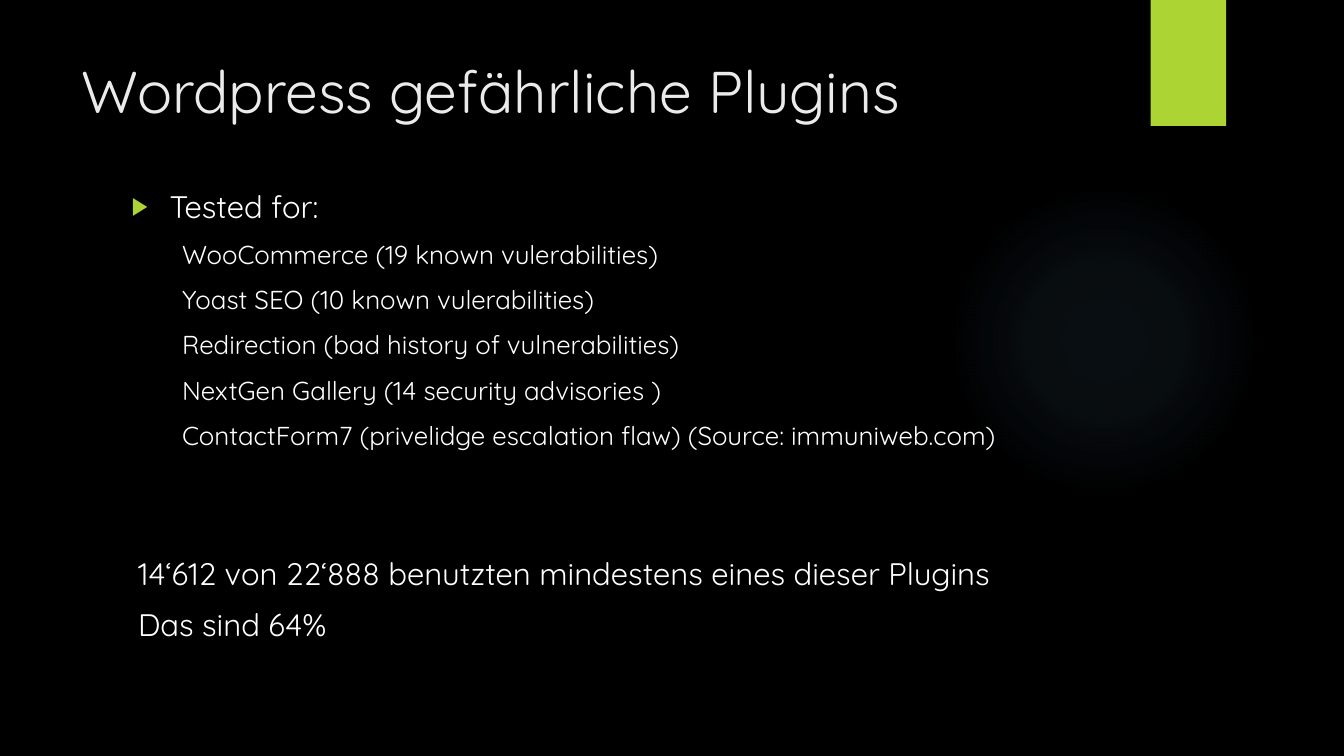
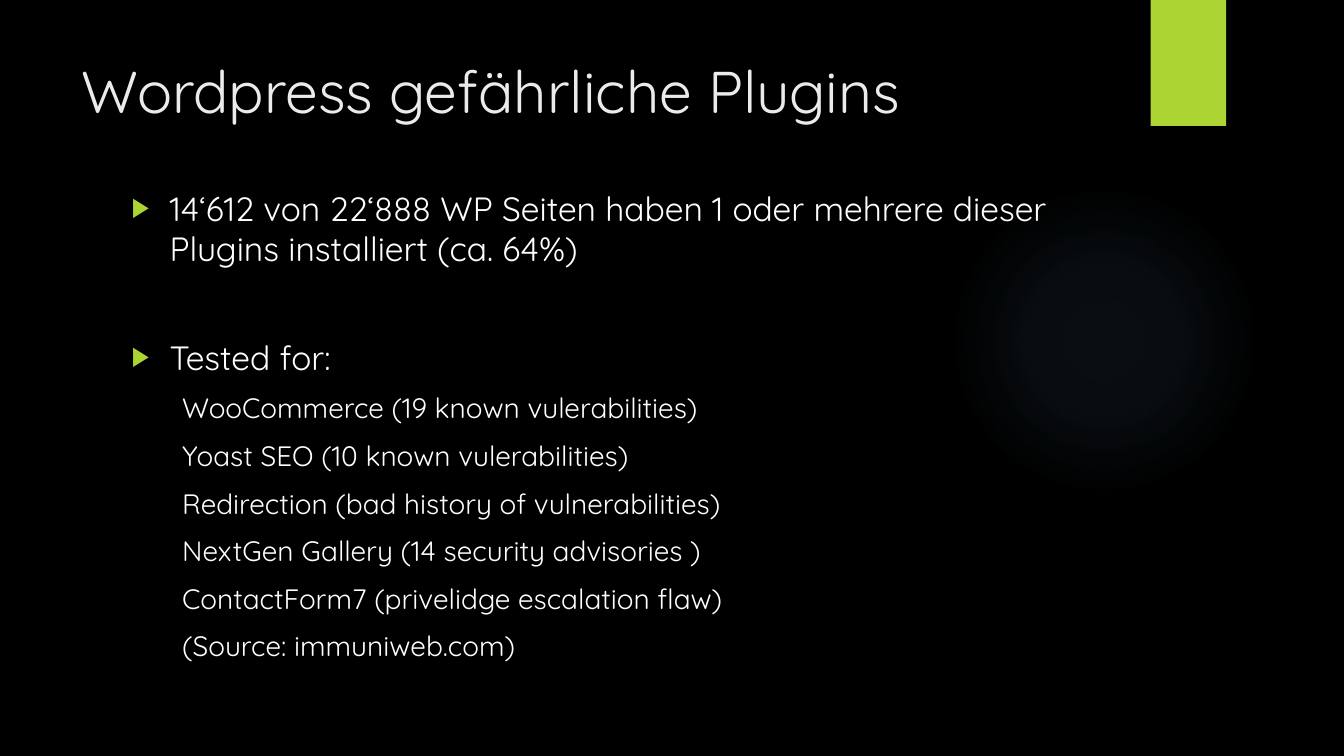
Before and after one commit to Tiim/Unibas-HS19-Internet-and-Secutity-project-webcrawler, a slide deck: slide 12 of Präsentation/Web Crawling.pptx. Drawn at 1344x756 pixels with LibreOffice and Linux fonts; fonts in the diff are those of the drawing; background and template pictures are left out. Boxes give left, top, right and bottom in pixels: in the first picture for what was removed or moved away, otherwise in the second. Text is boxed around its words. In the diff, an @@ line names an element or a change of style, - is before the commit and + after.

Commit message:
fixed some typos

```diff
--- a/Präsentation/Web Crawling.pptx
+++ b/Präsentation/Web Crawling.pptx
@@ text at [170, 196, 1047, 268]: paragraph added @@
+▶ 14‘612 von 22‘888 WP Seiten haben 1 oder mehrere dieser Plugins installiert (ca. 64%)
@@ text at [170, 345, 720, 567]: size 22.2 to 24 pt in "Tested for:"; size 18.5 to 20 pt in "WooCommerce (19 known vulerabilities)", "Yoast SEO (10 known vulerabilities)", "Redirection (bad history of vulnerabilities)", "NextGen Gallery (14 security advisories )" @@
@@ text at [182, 588, 722, 662]: text changed; size 22.2 to 20 pt @@
-  ContactForm7 (privelidge escalation flaw) (Source: immuniweb.com)
-14‘612 von 22‘888 benutzten mindestens eines dieser Plugins
-Das sind 64%
+  ContactForm7 (privelidge escalation flaw)
+  (Source: immuniweb.com)
```
Also in this commit, not shown: 2 other slides changed, 1 slide added.
